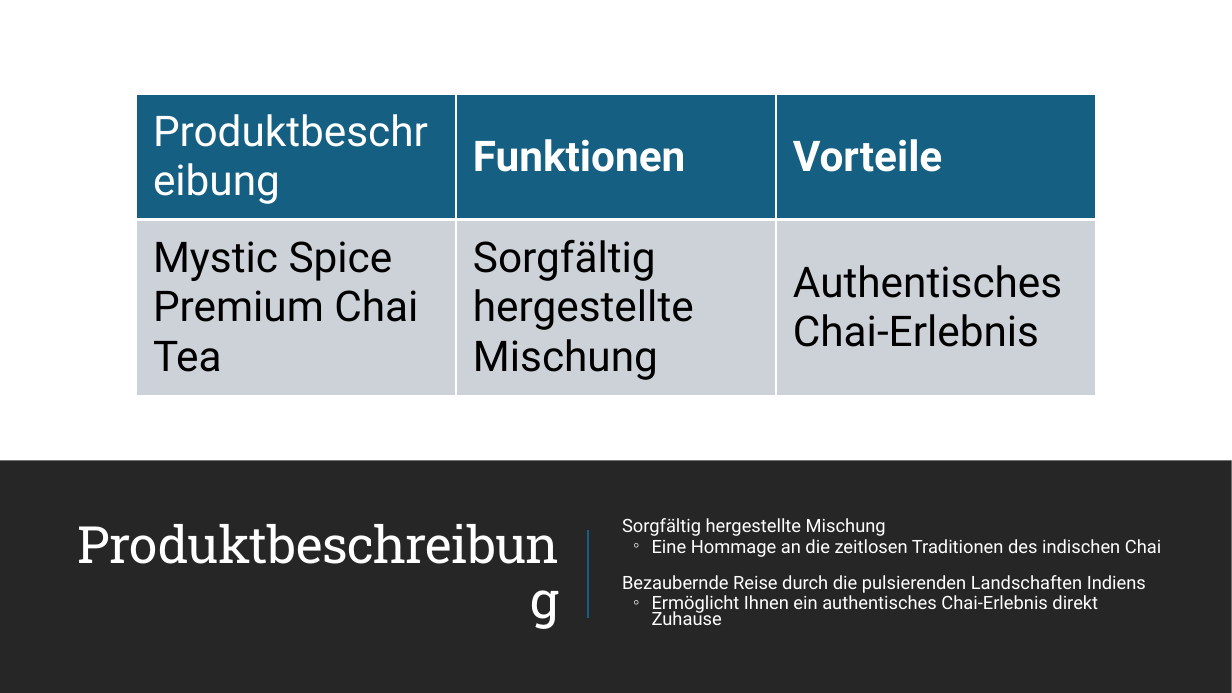
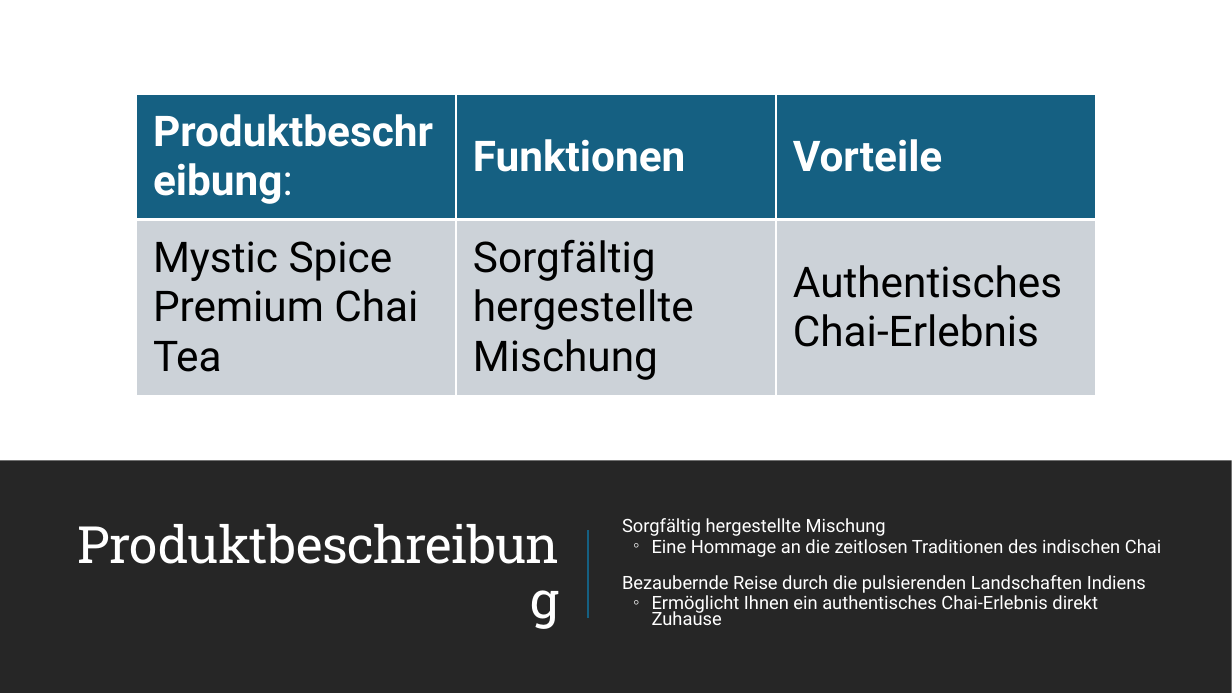
Before and after one commit to MicrosoftLearning/MS-4004-Empower-workforce-copilot-use-cases.de-de, a slide deck: slide 4 of ResourceFiles/Mystic Spice Premium Chai Market Analysis Presentation.pptx. Drawn at 1232x693 pixels with LibreOffice and Linux fonts; fonts in the diff are those of the drawing. Boxes give left, top, right and bottom in pixels: in the first picture for what was removed or moved away, otherwise in the second. Text is boxed around its words. In the diff, an @@ line names an element or a change of style, - is before the commit and + after.

```diff
--- a/ResourceFiles/Mystic Spice Premium Chai Market Analysis Presentation.pptx
+++ b/ResourceFiles/Mystic Spice Premium Chai Market Analysis Presentation.pptx
@@ table at (136, 94, 1095, 396) @@
-row 1, column 1: Produktbeschreibung
+row 1, column 1: Produktbeschreibung:
```
Also in this commit, not shown: 6 other slides changed, 29 other files.
